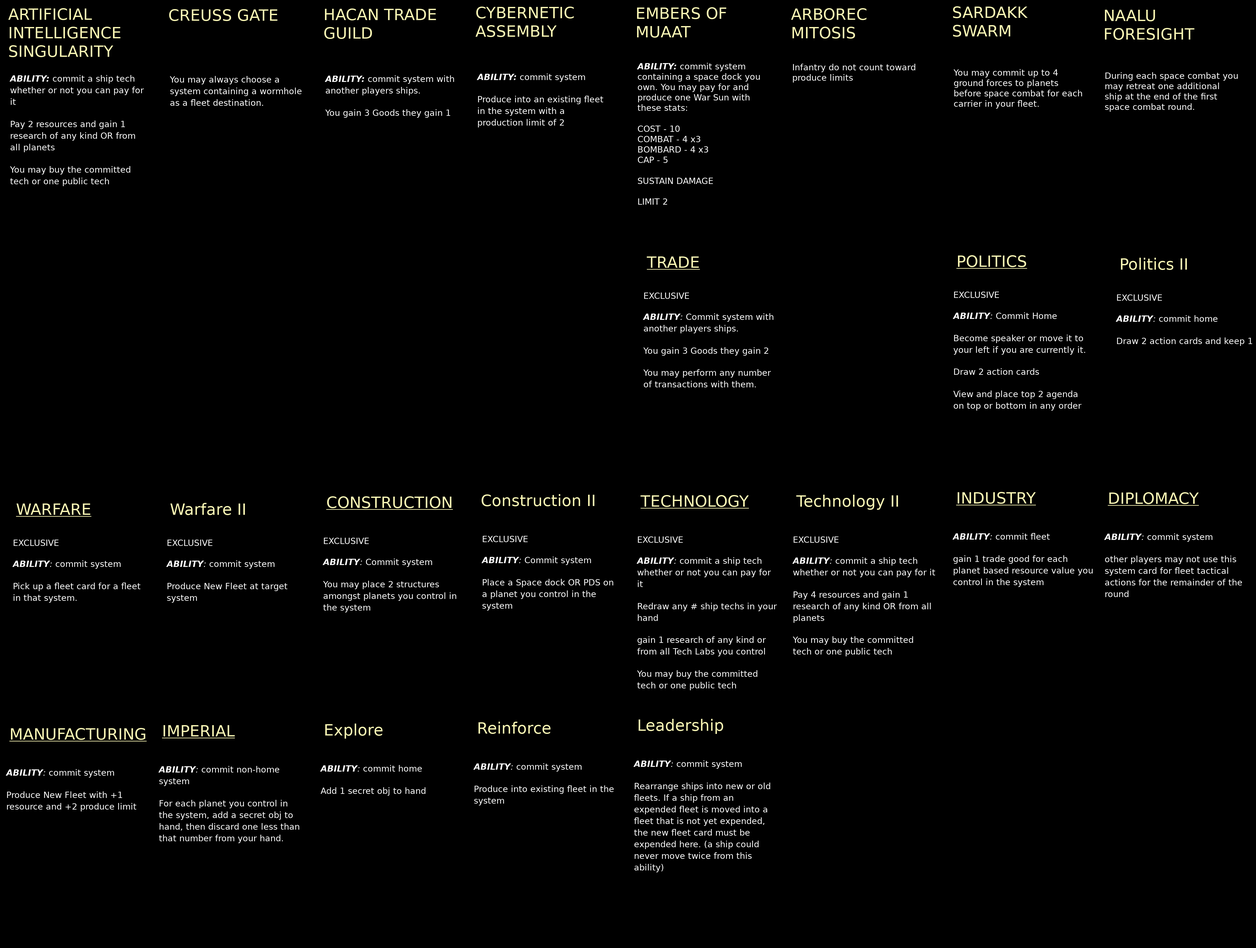
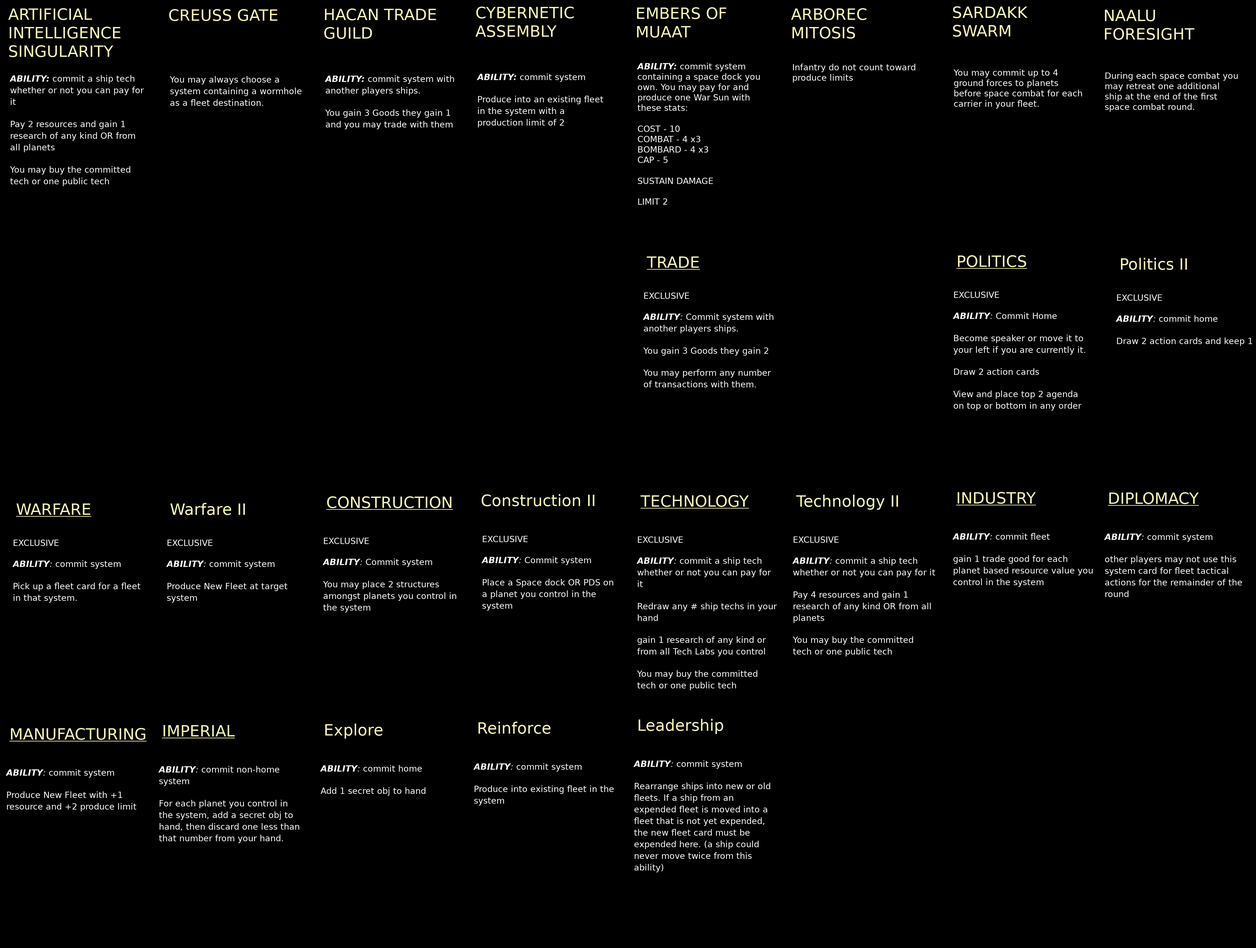
Two versions of the same layered image (1256 x 948). Layer-by-layer changes:
painted on "desc #21" over 325, 120, 453, 130
